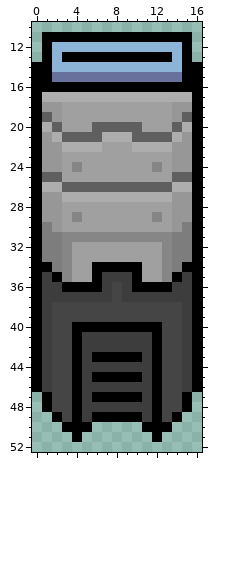
File history of a sprite sheet, StarcourseDock/assets/parts/albireo_missilebay.png. Above: the version before the commit.
The file is 17x65 pixels. Colours within 5 levels of each other are drawn and written as one. Shown: x 0..16, y 10..52.
And afterwards:
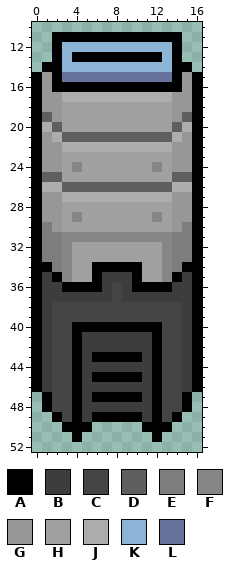
Palette (. is transparent): A #000000  B #3d3d3d  C #454545  D #5f5f5f  E #7d7d7d  F #868686  G #979797  H #a0a0a0  J #adadad  K #8bb4d7  L #67719b
The edit:
@@ x 0..16 @@
 10 .................
-11 .AAAAAAAAAAAAAAA.
-12 .AKKKKKKKKKKKKKA.
-13 .AKAAAAAAAAAAAKA.
-14 AAKKKKKKKKKKKKKAA
-15 AALLLLLLLLLLLLLAA
-16 AAAAAAAAAAAAAAAAA
-17 AJJJJJJJJJJJJJJJA
+11 ..AAAAAAAAAAAAA..
+12 ..AKKKKKKKKKKKA..
+13 ..AKAAAAAAAAAKA..
+14 .AAKKKKKKKKKKKAA.
+15 AGALLLLLLLLLLLAGA
+16 AGAAAAAAAAAAAAAGA
+17 AGGJJJJJJJJJJJGGA
 18 AGGHHHHHHHHHHHGGA
 19 ADGHHHHHHHHHHHGDA
-20 AJDHHHDDDDDHHHDJA
-21 AGJDDDDJJJDDDDJGA
-22 AGGJJJJHHHJJJJGGA
+20 AJDHHHHHHHHHHHDJA
+21 AGJDDDDDDDDDDDJGA
+22 AGGJJJJJJJJJJJGGA
 23 AGGHHHHHHHHHHHGGA
Where, in picture pixels (left, top, right, bottom), the same in both pictures:
changed: (32, 32, 72, 102)
changed: (92, 32, 202, 152)
